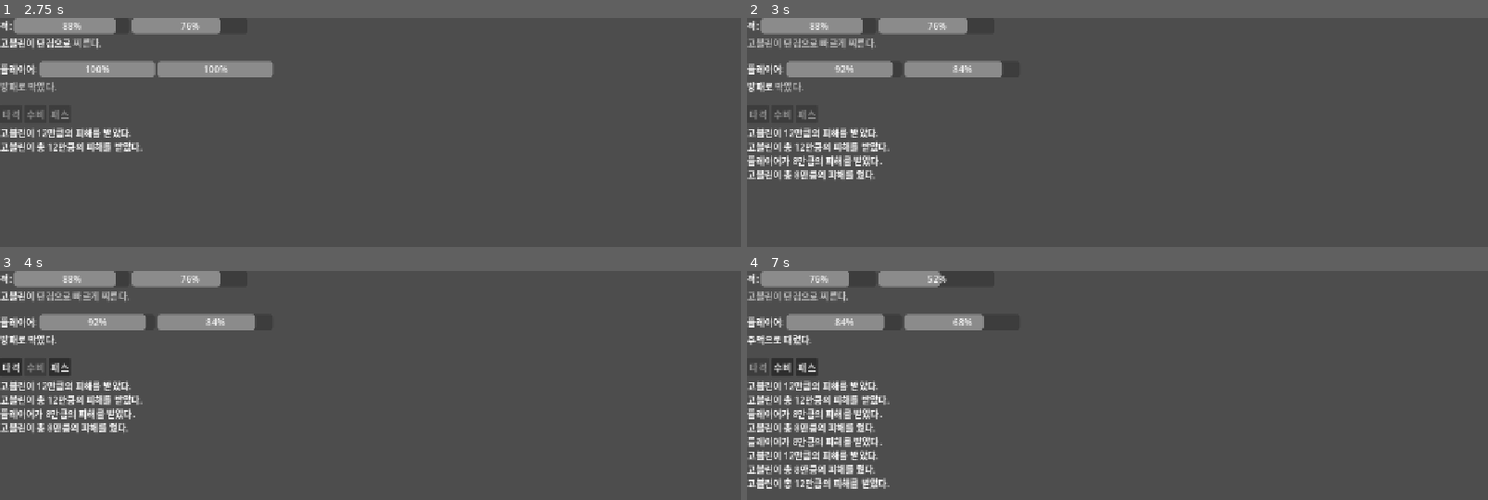
Above: before the commit, frames 1-4 (two rows, left to right).
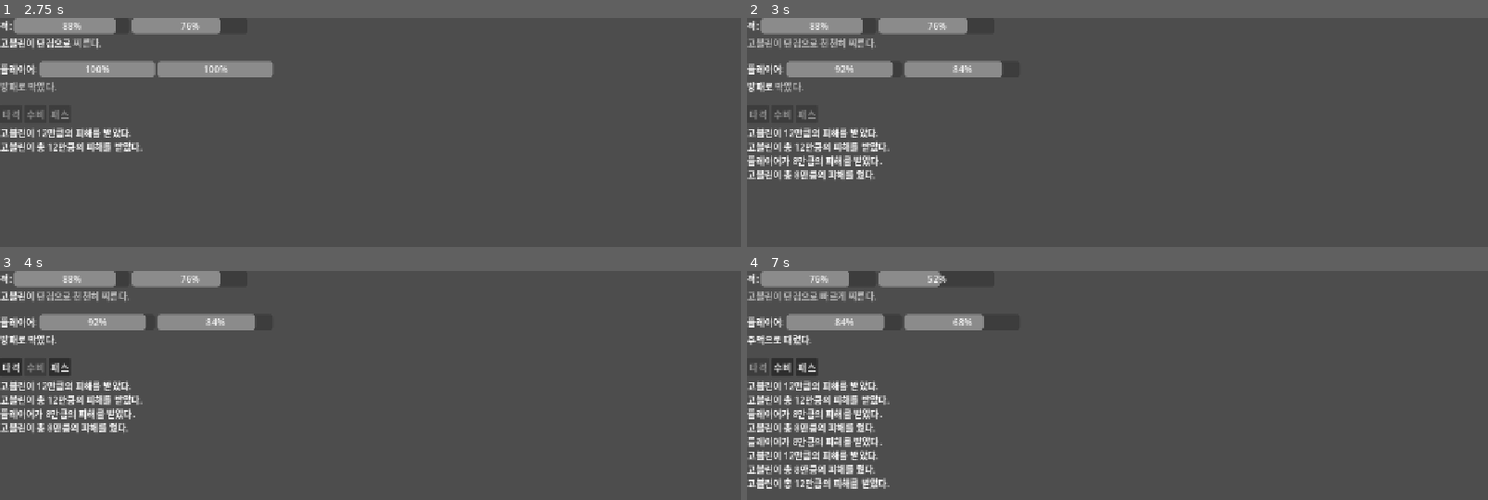
Above: after the commit, the same moments.

Repository: in-zet/word_game
Game: Godot game, scene res://scenes/battle.tscn
Two runs of this game, one before a commit and one after it. Both use one fixed random seed, a clock stepped at 60 frames per second and the inputs below.
Inputs:
- Up to frame 1 (2.75 s): click "타격" at 0.5 s; tap Enter at 1.25 s; click "수비" at 2 s
- Up to frame 2 (3 s): tap Space at 2.75 s
- Up to frame 3 (4 s): tap Enter at 3.5 s
- Up to frame 4 (7 s): click "패스" at 4.25 s; click "타격" at 5 s; tap Space at 5.75 s; tap Enter at 6.5 s

Frame 1 is identical in both runs. In frame 2, less than 0.1% of the frame differs, in the area x 9-14%, y 8-13%; in frame 3, less than 0.1%; in frame 4, 0.2%, in the area x 9-18%, y 8-13%.

Commit message:
feat: 고블린 패턴 5개 추가 + 여러 패턴 가중치 선택 지원
기존엔 BattleManager가 패턴을 1개만 고정으로 받아서, 새 패턴 파일을 추가해도
전투에 실제로 쓰이지 않았다. EnemyData.possessedPatternID/Weight를 그대로
살려서 새 문장을 시작할 때마다 그 중 하나를 가중치로 뽑도록 고쳤다.

- BattleManager: enemy_pattern(단일) -> enemy_patterns/enemy_pattern_weights(배열).
  PatternGenerator.pick_weighted_index()로 매 기본 문장마다 다시 뽑는다.
- PatternGenerator: pick_weighted_index 신설(pick_weighted가 이를 재사용하도록 리팩터),
  ids/weights 길이가 다르거나 음수 가중치가 섞여도 안전하게 처리.
- battle_view.gd: Goblin.tres의 possessedPatternID를 전부 로드해서 넘김.
- 새 패턴 5종(고블린 관점, GolbinPattern1은 기존 그대로 유지):
  1(기존) 단검으로 80% 빠르게 찌른다, 가끔 이어짐
  2 단검으로 찌른다 (수식어 없음, 안 이어짐)
  3 단검으로 항상 강하게 찌른다 (신규 부사어 strong)
  4 단검으로 찌르고 또 찌르고... (항상 이어짐, 체인 상한까지)
  5 단검으로 60% 천천히/빠르게, 가끔 이어짐 (신규 부사어 slow, 부사어 2개 가중치 예시)
- AdverbData에 strong/slow 추가(현재 코드에서 텍스트는 PatternGenerator.ADVERB_TEXT
  코드 테이블에서 관리 — 이 .tres들은 스키마 완결성용, 향후 M5에서 실제 참조 예정).
- test_battle_headless.gd의 3개 BattleManager.new() 호출부를 새 시그니처(패턴 배열)에 맞춤.

Co-Authored-By: Claude Sonnet 5 <noreply@anthropic.com>

Diff:
--- /dev/null
+++ b/resources/data/AdverbData/slow.tres
@@ -0,0 +1,9 @@
+[gd_resource type="Resource" script_class="AdverbDataResource" format=3]
+
+[ext_resource type="Script" uid="uid://38l664amyb0r" path="res://scripts/custom_resources/AdverbDataResource.gd" id="1_slow"]
+
+[resource]
+script = ExtResource("1_slow")
+adverbID = "slow"
+adverbType = 2
+coefficient = 0.0
--- /dev/null
+++ b/resources/data/AdverbData/strong.tres
@@ -0,0 +1,9 @@
+[gd_resource type="Resource" script_class="AdverbDataResource" format=3]
+
+[ext_resource type="Script" uid="uid://38l664amyb0r" path="res://scripts/custom_resources/AdverbDataResource.gd" id="1_strong"]
+
+[resource]
+script = ExtResource("1_strong")
+adverbID = "strong"
+adverbType = 2
+coefficient = 0.3
--- a/resources/data/EnemyData/Goblin.tres
+++ b/resources/data/EnemyData/Goblin.tres
@@ -14,6 +14,6 @@
 avoid = 5.0
 criticalRate = 10.0
 criticalDamage = 10.0
-possessedPatternID = Array[String](["GolbinPattern1"])
-possessedPatternWeight = Array[int]([1])
+possessedPatternID = Array[String](["GolbinPattern1", "GoblinPattern2", "GoblinPattern3", "GoblinPattern4", "GoblinPattern5"])
+possessedPatternWeight = Array[int]([3, 2, 2, 1, 2])
 possessedWeaponID = Array[String](["dagger"])
--- /dev/null
+++ b/resources/data/PatternData/GoblinPattern2.tres
@@ -0,0 +1,15 @@
+[gd_resource type="Resource" script_class="PatternDataResource" format=3]
+
+[ext_resource type="Script" uid="uid://dhv7peddn5rxn" path="res://scripts/custom_resources/PatternDataResource.gd" id="1_p2"]
+
+[resource]
+script = ExtResource("1_p2")
+PatternID = "GoblinPattern2"
+basicLineSubject = "고블린"
+basicLineVerbID = "hit"
+adverbAppearRate = 0.0
+appearableAdverbID = Array[String]([])
+appearableAdverbWeight = Array[int]([])
+verbAppearRate = 0.0
+appearableVerbID = Array[String](["hit"])
+appearableVerbWeight = Array[int]([1])
--- /dev/null
+++ b/resources/data/PatternData/GoblinPattern3.tres
@@ -0,0 +1,15 @@
+[gd_resource type="Resource" script_class="PatternDataResource" format=3]
+
+[ext_resource type="Script" uid="uid://dhv7peddn5rxn" path="res://scripts/custom_resources/PatternDataResource.gd" id="1_p3"]
+
+[resource]
+script = ExtResource("1_p3")
+PatternID = "GoblinPattern3"
+basicLineSubject = "고블린"
+basicLineVerbID = "hit"
+adverbAppearRate = 1.0
+appearableAdverbID = Array[String](["strong"])
+appearableAdverbWeight = Array[int]([1])
+verbAppearRate = 0.0
+appearableVerbID = Array[String](["hit"])
+appearableVerbWeight = Array[int]([1])
--- /dev/null
+++ b/resources/data/PatternData/GoblinPattern4.tres
@@ -0,0 +1,15 @@
+[gd_resource type="Resource" script_class="PatternDataResource" format=3]
+
+[ext_resource type="Script" uid="uid://dhv7peddn5rxn" path="res://scripts/custom_resources/PatternDataResource.gd" id="1_p4"]
+
+[resource]
+script = ExtResource("1_p4")
+PatternID = "GoblinPattern4"
+basicLineSubject = "고블린"
+basicLineVerbID = "hit"
+adverbAppearRate = 0.0
+appearableAdverbID = Array[String]([])
+appearableAdverbWeight = Array[int]([])
+verbAppearRate = 1.0
+appearableVerbID = Array[String](["hit"])
+appearableVerbWeight = Array[int]([1])
--- /dev/null
+++ b/resources/data/PatternData/GoblinPattern5.tres
@@ -0,0 +1,15 @@
+[gd_resource type="Resource" script_class="PatternDataResource" format=3]
+
+[ext_resource type="Script" uid="uid://dhv7peddn5rxn" path="res://scripts/custom_resources/PatternDataResource.gd" id="1_p5"]
+
+[resource]
+script = ExtResource("1_p5")
+PatternID = "GoblinPattern5"
+basicLineSubject = "고블린"
+basicLineVerbID = "hit"
+adverbAppearRate = 0.6
+appearableAdverbID = Array[String](["slow", "fast"])
+appearableAdverbWeight = Array[int]([2, 1])
+verbAppearRate = 0.1
+appearableVerbID = Array[String](["hit"])
+appearableVerbWeight = Array[int]([1])
--- a/scripts/battle/battle_manager.gd
+++ b/scripts/battle/battle_manager.gd
@@ -14,10 +14,15 @@
 
 var player: Combatant
 var enemy: Combatant
-var enemy_pattern: PatternDataResource
+var enemy_patterns: Array[PatternDataResource]
+var enemy_pattern_weights: Array[int]
 var enemy_verb: VerbDataResource
 var enemy_weapon_id: String
 var rng: RandomNumberGenerator
+
+## 지금 진행 중인 문장(기본+이어진 문장)을 만들어낸 패턴 — 이어진 문장 확률(verbAppearRate) 판정에 쓰인다.
+## 새 기본 문장을 시작할 때마다 enemy_patterns 중에서 다시 뽑는다.
+var _active_pattern: PatternDataResource
 
 var phase: Phase = Phase.BATTLE_START
 var turn_no: int = 0
@@ -30,11 +35,14 @@
 var _connective_chain: int = 0
 
 
-func _init(p_player: Combatant, p_enemy: Combatant, p_pattern: PatternDataResource,
-		p_verb: VerbDataResource, p_weapon_id: String, p_seed: int = 0) -> void:
+## p_patterns/p_pattern_weights는 EnemyData의 possessedPatternID/possessedPatternWeight에 대응한다.
+## 최소 1개는 있어야 한다 — 새 기본 문장을 시작할 때마다 이 중 하나를 가중치로 뽑는다.
+func _init(p_player: Combatant, p_enemy: Combatant, p_patterns: Array[PatternDataResource],
+		p_pattern_weights: Array[int], p_verb: VerbDataResource, p_weapon_id: String, p_seed: int = 0) -> void:
 	player = p_player
 	enemy = p_enemy
-	enemy_pattern = p_pattern
+	enemy_patterns = p_patterns
+	enemy_pattern_weights = p_pattern_weights
 	enemy_verb = p_verb
 	enemy_weapon_id = p_weapon_id
 	rng = RandomNumberGenerator.new()
@@ -51,9 +59,11 @@
 		_enemy_sentence = PatternGenerator.generate_continuation(enemy_verb)
 	else:
 		_connective_chain = 0
-		var manner_id := PatternGenerator.roll_manner_adverb(enemy_pattern, rng)
+		var index := PatternGenerator.pick_weighted_index(enemy_pattern_weights, rng)
+		_active_pattern = enemy_patterns[index]
+		var manner_id := PatternGenerator.roll_manner_adverb(_active_pattern, rng)
 		_enemy_sentence = PatternGenerator.generate_base(
-			enemy_pattern.basicLineSubject, enemy_verb, enemy_weapon_id, manner_id)
+			_active_pattern.basicLineSubject, enemy_verb, enemy_weapon_id, manner_id)
 	sentence_loaded.emit("enemy", _enemy_sentence)
 
 
@@ -165,7 +175,7 @@
 	if _enemy_damage_accum > 0:
 		log_added.emit("%s 총 %d만큼의 피해를 줬다." % [Josa.i_ga(enemy.display_name), _enemy_damage_accum])
 	_enemy_damage_accum = 0
-	if _connective_chain < MAX_CONNECTIVE_CHAIN and PatternGenerator.roll_continuation(enemy_pattern, rng):
+	if _connective_chain < MAX_CONNECTIVE_CHAIN and PatternGenerator.roll_continuation(_active_pattern, rng):
 		_connective_chain += 1
 		_load_enemy_sentence(true)
 	else:
--- a/scripts/battle/pattern_generator.gd
+++ b/scripts/battle/pattern_generator.gd
@@ -10,6 +10,8 @@
 const ADVERB_TEXT := {
 	"dagger": "단검으로",
 	"fast": "빠르게",
+	"strong": "강하게",
+	"slow": "천천히",
 }
 const CONNECTIVE_ADVERB_TEXT := "또"
 
@@ -51,20 +53,38 @@
 	return Sentence.new(eojeols)
 
 
-## ids[i]에 weights[i] 가중치를 매겨 하나를 뽑는다. 총 가중치가 0이거나 목록이 비면 빈 문자열.
-static func pick_weighted(ids: Array, weights: Array, rng: RandomNumberGenerator) -> String:
+## weights[i]에 비례한 확률로 index i를 하나 뽑는다. weights가 비었거나 총 가중치가 0이면 0.
+## ids/weights처럼 길이가 안 맞을 수 있는 두 배열을 다룰 때는 min(len)까지만 본다(방어적).
+static func pick_weighted_index(weights: Array, rng: RandomNumberGenerator) -> int:
+	if weights.is_empty():
+		return 0
 	var total := 0
 	for w in weights:
-		total += int(w)
-	if total <= 0 or ids.is_empty():
-		return ""
+		total += max(0, int(w))
+	if total <= 0:
+		return 0
 	var roll := rng.randi_range(1, total)
 	var acc := 0
-	for i in ids.size():
-		acc += int(weights[i])
+	for i in weights.size():
+		acc += max(0, int(weights[i]))
 		if roll <= acc:
-			return String(ids[i])
-	return String(ids[ids.size() - 1])
+			return i
+	return weights.size() - 1
+
+
+## ids[i]에 weights[i] 가중치를 매겨 하나를 뽑는다. 총 가중치가 0이거나 목록이 비면 빈 문자열
+## (pick_weighted_index와 달리 "뽑을 게 없다"를 빈 문자열로 명확히 구분해야 해서 총합을 직접 본다).
+static func pick_weighted(ids: Array, weights: Array, rng: RandomNumberGenerator) -> String:
+	var n: int = min(ids.size(), weights.size())
+	if n <= 0:
+		return ""
+	var trimmed_weights: Array = weights.slice(0, n)
+	var total := 0
+	for w in trimmed_weights:
+		total += max(0, int(w))
+	if total <= 0:
+		return ""
+	return String(ids[pick_weighted_index(trimmed_weights, rng)])
 
 
 ## 방식 부사어를 adverbAppearRate 확률로 뽑는다. 실패하거나 후보가 없으면 빈 문자열.
--- a/scripts/tests/test_battle_headless.gd
+++ b/scripts/tests/test_battle_headless.gd
@@ -47,8 +47,10 @@
 	var enemy := Combatant.new("고블린", 100, 8, 6, 100)
 	var pattern: PatternDataResource = load("res://resources/data/PatternData/GolbinPattern1.tres")
 	var verb: VerbDataResource = load("res://resources/data/VerbData/hit.tres")
+	var patterns: Array[PatternDataResource] = [pattern]
+	var pattern_weights: Array[int] = [1]
 
-	var battle := BattleManager.new(player, enemy, pattern, verb, "dagger", 42)
+	var battle := BattleManager.new(player, enemy, patterns, pattern_weights, verb, "dagger", 42)
 	battle.log_added.connect(_on_log)
 	battle.battle_finished.connect(_on_finished)
 	battle.start_battle()
@@ -80,7 +82,7 @@
 	# 진행 중인(선딜~서술어 사이) 행동에 새로 제출하면 거부되는지 확인
 	var p2 := Combatant.new("플레이어2", 100, 12, 10, 100)
 	var e2 := Combatant.new("고블린2", 100, 8, 6, 100)
-	var battle2 := BattleManager.new(p2, e2, pattern, verb, "dagger", 1)
+	var battle2 := BattleManager.new(p2, e2, patterns, pattern_weights, verb, "dagger", 1)
 	battle2.start_battle()
 	t.check("수비 제출 성공", battle2.submit_player_action(PlayerAction.DEFENSE_ID), true)
 	t.check("제출 직후 진행 중 상태", battle2.has_pending_player_action(), true)
@@ -97,9 +99,10 @@
 	# 만들어서 연속 "또 ..." 문장 개수가 5를 넘지 않는지 센다.
 	var always_chain_pattern: PatternDataResource = pattern.duplicate()
 	always_chain_pattern.verbAppearRate = 1.0
+	var always_chain_patterns: Array[PatternDataResource] = [always_chain_pattern]
 	var p3 := Combatant.new("플레이어3", 100000, 1, 1, 100000)
 	var e3 := Combatant.new("고블린3", 100000, 8, 6, 100000)
-	var battle3 := BattleManager.new(p3, e3, always_chain_pattern, verb, "dagger", 7)
+	var battle3 := BattleManager.new(p3, e3, always_chain_patterns, pattern_weights, verb, "dagger", 7)
 	battle3.sentence_loaded.connect(_on_chain_sentence_loaded)
 	battle3.start_battle()
 	var guard3 := 0
--- a/scripts/ui/battle_view.gd
+++ b/scripts/ui/battle_view.gd
@@ -108,11 +108,18 @@
 	var enemy_data: EnemyDataResource = load("res://resources/data/EnemyData/Goblin.tres")
 	var enemy := Combatant.new("고블린", enemy_data.healthPoint, enemy_data.strength,
 		enemy_data.dexterity, enemy_data.poise)
-	var pattern: PatternDataResource = load("res://resources/data/PatternData/GolbinPattern1.tres")
-	var verb: VerbDataResource = load("res://resources/data/VerbData/" + pattern.basicLineVerbID + ".tres")
+
+	# 고블린이 보유한 패턴들(possessedPatternID)을 전부 불러온다 — 문장을 새로 시작할 때마다
+	# possessedPatternWeight 가중치로 이 중 하나를 뽑아 쓴다(BattleManager._load_enemy_sentence).
+	var patterns: Array[PatternDataResource] = []
+	for pattern_id in enemy_data.possessedPatternID:
+		patterns.append(load("res://resources/data/PatternData/%s.tres" % pattern_id))
+	var pattern_weights: Array[int] = enemy_data.possessedPatternWeight
+
+	var verb: VerbDataResource = load("res://resources/data/VerbData/" + patterns[0].basicLineVerbID + ".tres")
 	var weapon_id: String = enemy_data.possessedWeaponID[0]
 
-	_battle = BattleManager.new(player, enemy, pattern, verb, weapon_id, randi())
+	_battle = BattleManager.new(player, enemy, patterns, pattern_weights, verb, weapon_id, randi())
 	_battle.sentence_loaded.connect(_on_sentence_loaded)
 	_battle.log_added.connect(_on_log_added)
 	_battle.turn_resolved.connect(_on_turn_resolved)
